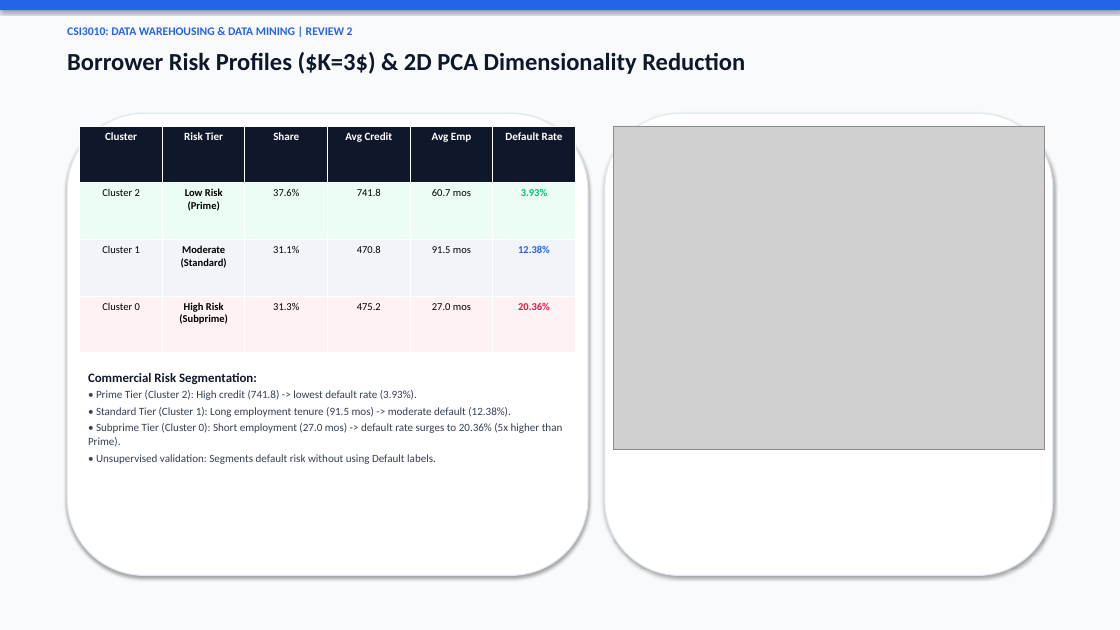
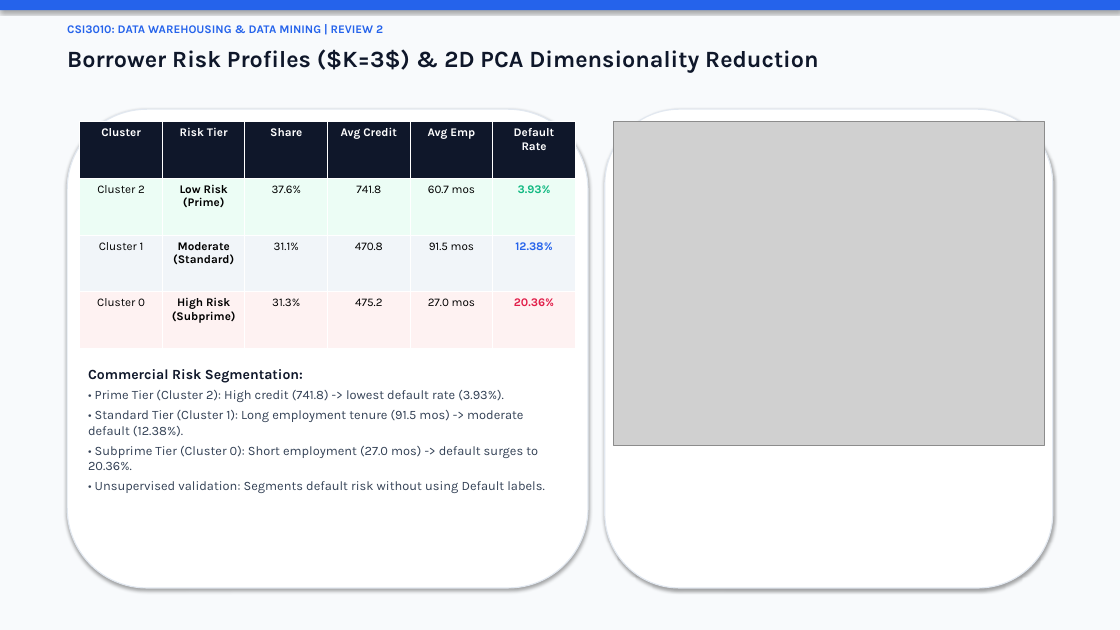
Before and after one commit to MahaprabhuK/Byte_Brigades_Loan_Default, a slide deck: slide 8 of Review2_ByteBrigades_LoanDefault.pptx. Drawn at 1120x630 pixels with LibreOffice and Linux fonts; fonts in the diff are those of the drawing; grey boxes stand for pictures. Boxes give left, top, right and bottom in pixels: in the first picture for what was removed or moved away, otherwise in the second. Text is boxed around its words. In the diff, an @@ line names an element or a change of style, - is before the commit and + after.

Commit message:
style(presentation): format with Segoe UI professional font, strict 12pt body text, and brief single-line points

```diff
--- a/Review2_ByteBrigades_LoanDefault.pptx
+++ b/Review2_ByteBrigades_LoanDefault.pptx
@@ text "CSI3010: DATA WAREHOUSING & DATA ..." at box(67, 25, 383, 33): font Calibri to Karla @@
@@ text "Borrower Risk Profiles ($K=3$) & ..." at box(67, 49, 818, 72): size 21 to 20 pt, font Calibri to Karla @@
@@ rounded rectangle: place and size @@
-rounded rectangle at box(67, 113, 588, 576)
+rounded rectangle at box(67, 109, 588, 588)
@@ rounded rectangle: place and size @@
-rounded rectangle at box(605, 113, 1053, 576)
+rounded rectangle at box(605, 109, 1053, 588)
@@ table: place and size @@
-table at box(80, 126, 574, 353)
+table at box(80, 122, 574, 349)
@@ table at box(80, 122, 574, 349) @@
@@ size 9.5 to 10 pt in "Cluster", "Risk Tier", "Share", "Avg Credit" and 2 more places @@
@@ font Calibri to Karla @@
@@ size 9 to 10 pt in "Cluster 2", "Low Risk (Prime)", "37.6%", "741.8" and 14 more places @@
@@ picture: place and size @@
-picture at box(613, 126, 1044, 450)
+picture at box(613, 122, 1044, 445)
@@ text at box(88, 369, 545, 493): size 11 to 12 pt in "Commercial Risk Segmentation:"; font Calibri to Karla in "Commercial Risk Segmentation:", "• Prime Tier (Cluster 2): High credit ...", "• Standard Tier (Cluster 1): Long employment ...", "• Unsupervised validation: Segments default risk without ..."; size 9.5 to 11 pt in "• Prime Tier (Cluster 2): High credit ...", "• Standard Tier (Cluster 1): Long employment ...", "• Unsupervised validation: Segments default risk without ..."; more space between paragraphs @@
@@ text at box(88, 446, 538, 470): text changed; size 9.5 to 11 pt; font Calibri to Karla @@
-• Subprime Tier (Cluster 0): Short employment (27.0 mos) -> default rate surges to 20.36% (5x higher than Prime).
+• Subprime Tier (Cluster 0): Short employment (27.0 mos) -> default surges to 20.36%.
```
Also in this commit, not shown: 13 other slides changed, 1 other file.
